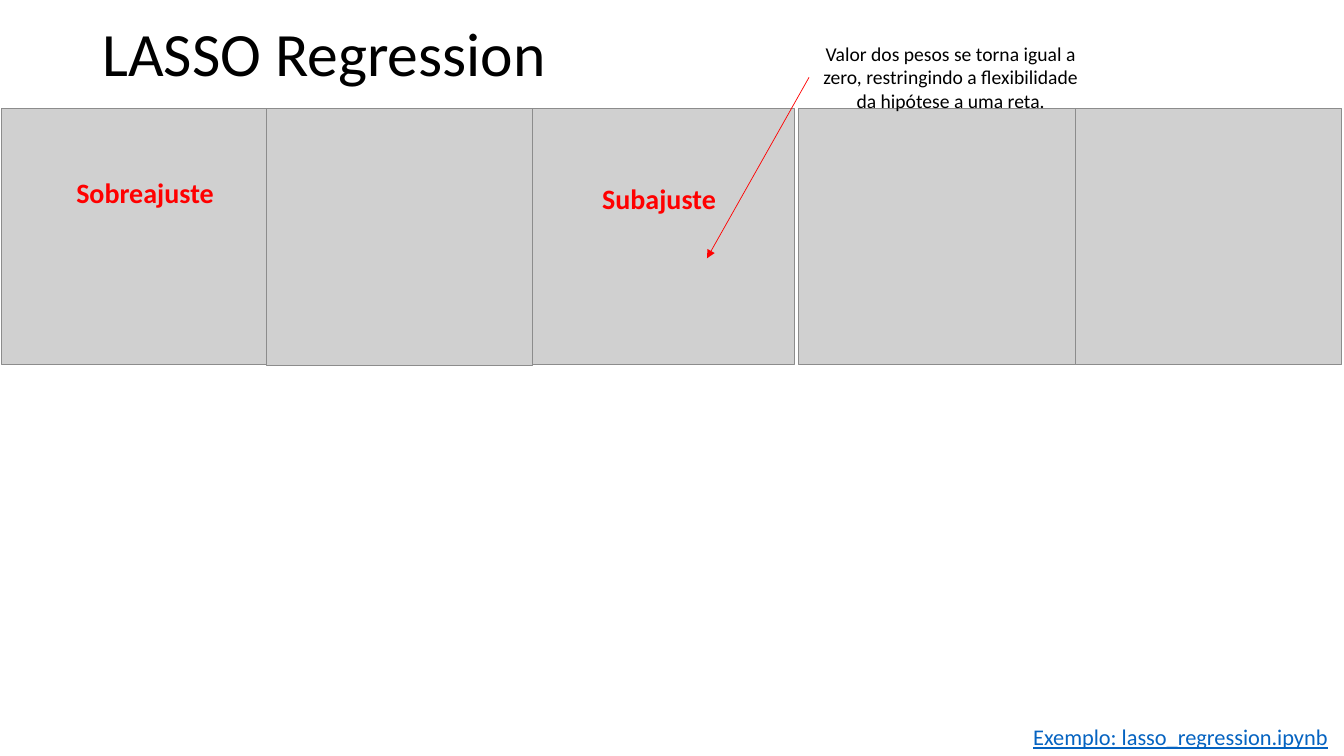
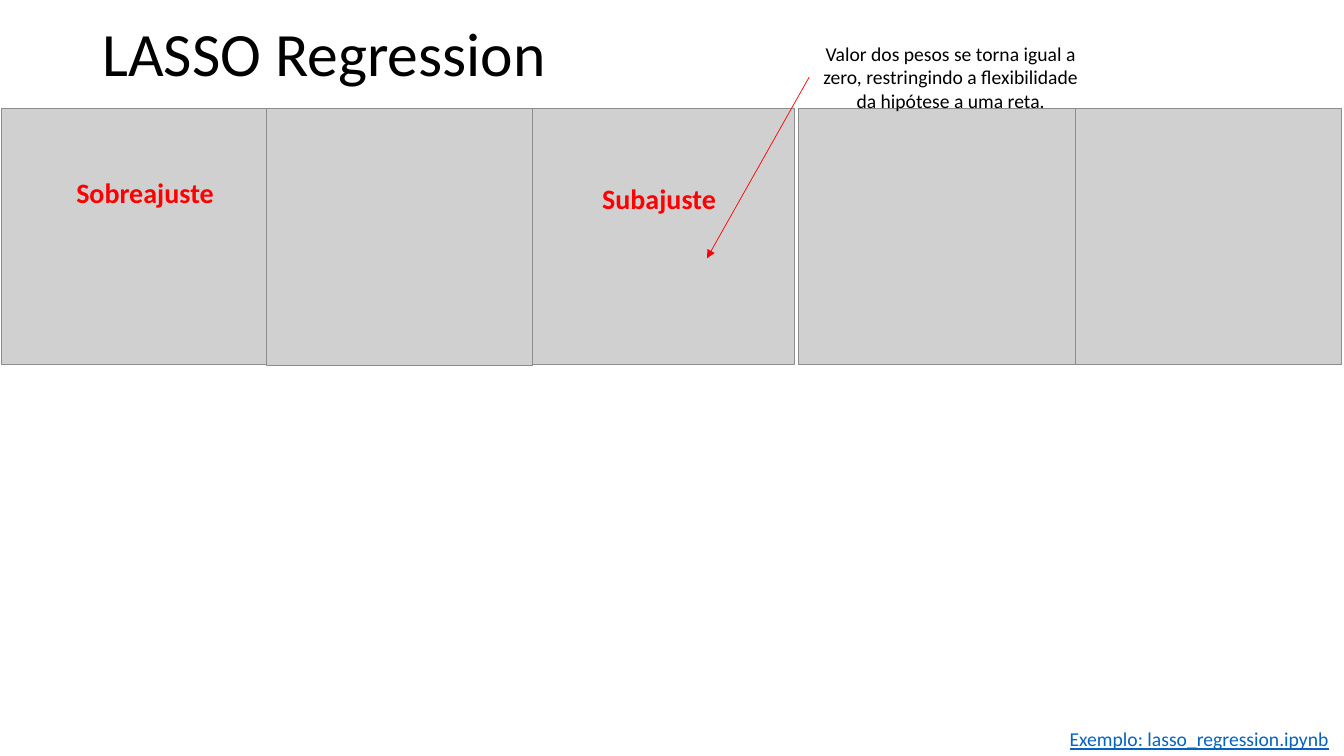
Before and after one commit to zz4fap/t319_aprendizado_de_maquina, a slide deck: slide 8 of slides/T319_Regressão_Linear (Parte VI).pptx. Drawn at 1344x756 pixels with LibreOffice and Linux fonts; fonts in the diff are those of the drawing; grey boxes stand for pictures. Boxes give left, top, right and bottom in pixels: in the first picture for what was removed or moved away, otherwise in the second. Text is boxed around its words. In the diff, an @@ line names an element or a change of style, - is before the commit and + after.

```diff
--- a/slides/T319_Regressão_Linear (Parte VI).pptx
+++ b/slides/T319_Regressão_Linear (Parte VI).pptx
@@ text "Exemplo: lasso_regression.ipynb": place and size @@
-text "Exemplo: lasso_regression.ipynb" at box(1033, 729, 1328, 749)
+text "Exemplo: lasso_regression.ipynb" at box(1070, 732, 1328, 750)
@@ text "Exemplo: lasso_regression.ipynb" at box(1070, 732, 1328, 750): size 16 to 14 pt @@
```
Also in this commit, not shown: 9 other slides changed, 3 other files.
